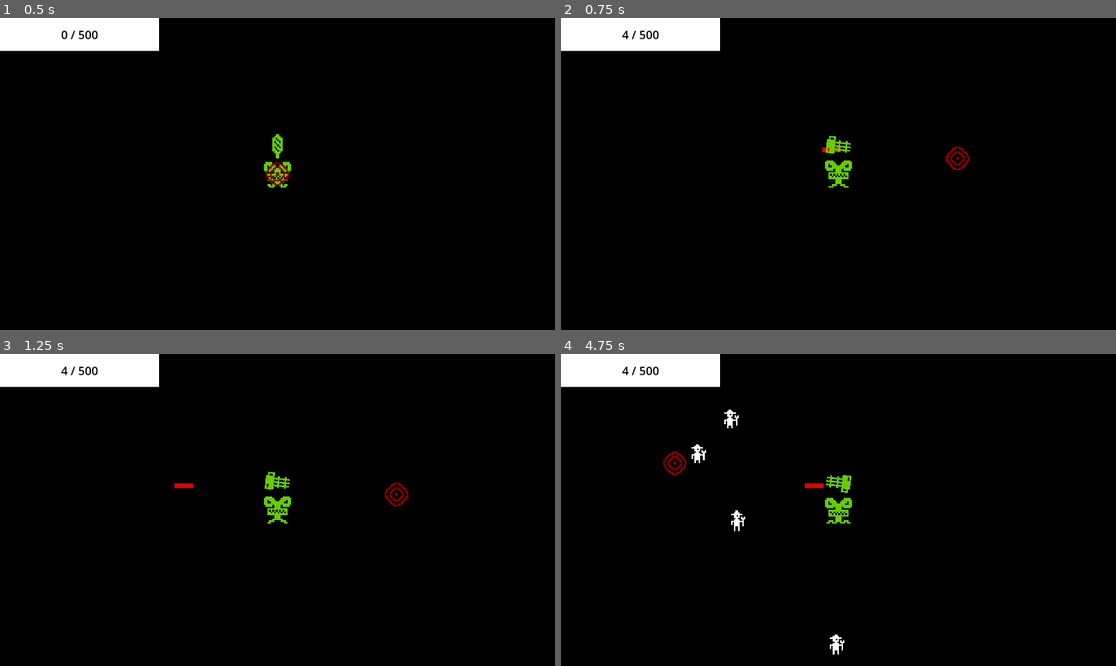
Above: before the commit, frames 1-4 (two rows, left to right).
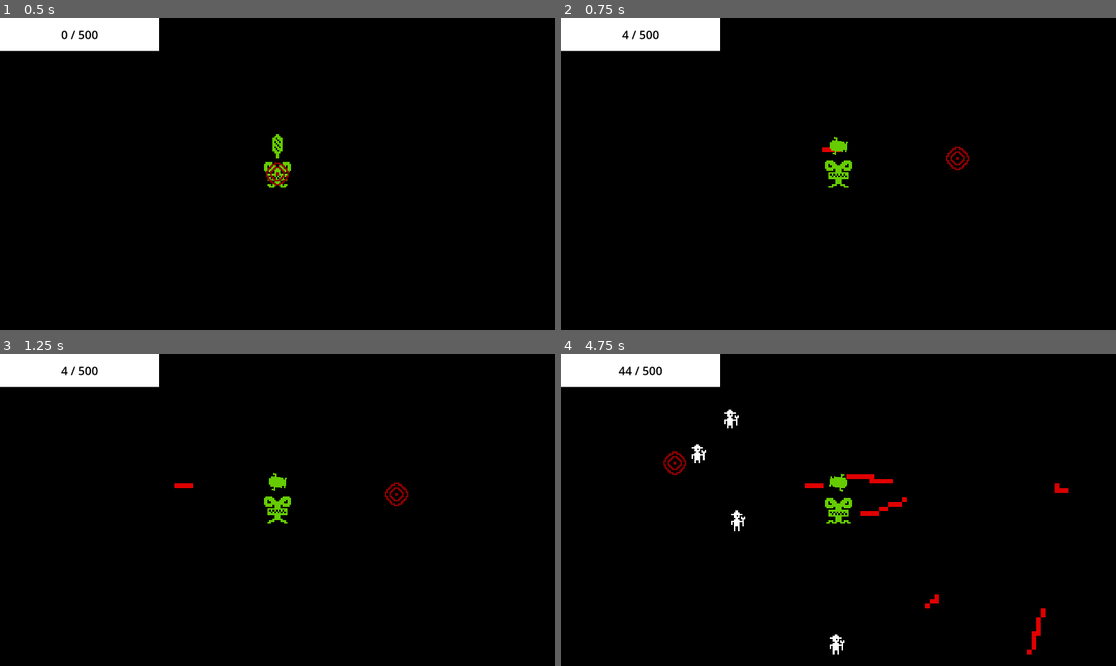
Above: after the commit, the same moments.

Repository: martindieck/color-contagion
Game: Godot game, scene res://Scenes/game.tscn
Same seed, same stepped clock (60 frames per second), same inputs: the game is played once before the commit and once after it.
Inputs (mouse positions are in pixels of both pictures, inside the frame that each line leads up to):
- Up to frame 1 (0.5 s): no input
- Up to frame 2 (0.75 s): tap Enter at 0.5 s; move the mouse to (960, 158) at 0.52 s; press the mouse at (960, 158) at 0.53 s; hold D (move_right) from 0.53 s (still down); tap E (change) at 0.6 s
- Up to frame 3 (1.25 s): keep holding D (move_right)
- Up to frame 4 (4.75 s): move the mouse to (727, 525) at 1.27 s; release D (move_right) at 1.28 s; release the mouse at (727, 525) at 1.28 s; hold Down (move_down) 1.28-2.03 s; click (727, 525) at 1.35 s; tap E (change) at 1.55, 2.1, 3.05, 3.6, 4.55 s; move the mouse to (894, 441) at 2.02 s; press the mouse at (894, 441) at 2.03 s; hold D (move_right) 2.03-2.78 s; move the mouse to (810, 572) at 2.77 s; release the mouse at (810, 572) at 2.78 s; hold W (move_up) 2.78-3.53 s; click (810, 572) at 2.85 s; move the mouse to (1005, 556) at 3.52 s; press the mouse at (1005, 556) at 3.53 s; hold A (move_left) from 3.53 s (still down); move the mouse to (672, 463) at 4.27 s; release the mouse at (672, 463) at 4.28 s; click (672, 463) at 4.35 s

Frame 1 is identical in both runs. In frame 2, less than 0.1% of the frame differs, in the area x 47-53%, y 37-44%; in frame 3, less than 0.1%; in frame 4, 0.8%, in the area x 10-92%, y 4-97%.

Commit message:
Added Cannon and Missile Logic

Diff:
--- a/Godot Project/Scenes/cannon.gd
+++ b/Godot Project/Scenes/cannon.gd
@@ -1,4 +1,6 @@
 extends Node2D
+
+@onready var sprite = $Sprite2D
 
 func _physics_process(delta):
 	var mouse_position = get_global_mouse_position()
@@ -10,11 +12,12 @@
 		shoot()
 
 func shoot():
-	const BULLET = preload("res://Scenes/bullet.tscn")
-	var new_bullet = BULLET.instantiate()
-	new_bullet.global_position = %ShootingPoint.global_position
-	new_bullet.global_rotation = %ShootingPoint.global_rotation
-	%ShootingPoint.add_child(new_bullet)
+	sprite.play("shoot")
+	const MISSILE = preload("res://Scenes/missile.tscn")
+	var new_missile = MISSILE.instantiate()
+	new_missile.global_position = %ShootingPoint.global_position
+	new_missile.global_rotation = %ShootingPoint.global_rotation
+	%ShootingPoint.add_child(new_missile)
 
 func _on_shoot_timer_timeout():
 	if Input.is_action_pressed("shoot"):
--- a/Godot Project/Scenes/cannon.tscn
+++ b/Godot Project/Scenes/cannon.tscn
@@ -64,10 +64,4 @@
 wait_time = 0.75
 autostart = true
 
-[node name="SpinTimer" type="Timer" parent="."]
-wait_time = 0.2
-
-[node name="DownTimer" type="Timer" parent="."]
-wait_time = 0.2
-
 [connection signal="timeout" from="ShootTimer" to="." method="_on_shoot_timer_timeout"]
--- /dev/null
+++ b/Godot Project/Scenes/missile.gd
@@ -0,0 +1,26 @@
+extends Area2D
+
+var tile_size = 16
+var travelled_distance = 0
+const SPEED = 800
+const RANGE = 1200
+const AREA = 5
+
+@onready var explosion_radius = (AREA * tile_size) / scale.x
+@onready var tilemap = get_node("/root/Game/Terrain")
+@onready var explosion = $Explosion #USE FOR DETECTING ENEMIES IN EXPLOSION
+
+func _physics_process(delta):
+	print(explosion_radius)
+	var direction = Vector2.RIGHT.rotated(rotation)
+	position += direction * SPEED * delta
+
+	travelled_distance += SPEED * delta
+	if travelled_distance > RANGE:
+		explodes()
+
+	tilemap.change_tileset(position, true)
+
+func explodes():
+	queue_free()
+	tilemap.explosion(position, AREA)
--- a/Godot Project/Scenes/missile.tscn
+++ b/Godot Project/Scenes/missile.tscn
@@ -1,23 +1,29 @@
-[gd_scene load_steps=4 format=3 uid="uid://b6bquxsn7wq38"]
+[gd_scene load_steps=5 format=3 uid="uid://b6bquxsn7wq38"]
 
-[ext_resource type="Script" path="res://Scenes/bullet.gd" id="1_pl0vy"]
-[ext_resource type="Texture2D" uid="uid://b8wknjdk855hl" path="res://Sprites/Bullet.png" id="2_wvenq"]
+[ext_resource type="Script" path="res://Scenes/missile.gd" id="1_4nv03"]
+[ext_resource type="Texture2D" uid="uid://did8nayyhilx8" path="res://Sprites/Missile.png" id="2_bxbea"]
+
+[sub_resource type="CircleShape2D" id="CircleShape2D_38tyw"]
+radius = 13.0
 
 [sub_resource type="RectangleShape2D" id="RectangleShape2D_r7xf0"]
 size = Vector2(2, 2)
 
-[node name="Bullet" type="Area2D"]
+[node name="Missile" type="Area2D"]
 top_level = true
 scale = Vector2(6, 6)
 collision_layer = 3
 collision_mask = 3
-script = ExtResource("1_pl0vy")
+script = ExtResource("1_4nv03")
 
-[node name="CollisionShape2D" type="CollisionShape2D" parent="."]
+[node name="Explosion" type="CollisionShape2D" parent="."]
+shape = SubResource("CircleShape2D_38tyw")
+
+[node name="MissileBody" type="CollisionShape2D" parent="."]
 shape = SubResource("RectangleShape2D_r7xf0")
 
 [node name="Sprite2D" type="Sprite2D" parent="."]
 texture_filter = 1
-texture = ExtResource("2_wvenq")
+texture = ExtResource("2_bxbea")
 
 [connection signal="body_entered" from="." to="." method="_on_body_entered"]
--- a/Godot Project/Scenes/player.gd
+++ b/Godot Project/Scenes/player.gd
@@ -16,6 +16,6 @@
 	if Input.is_action_just_pressed("change"):
 		for child in weapon.get_children():
 			child.queue_free()
-		const WEAPON = preload("res://Scenes/minigun.tscn")
+		const WEAPON = preload("res://Scenes/cannon.tscn")
 		var new_weapon = WEAPON.instantiate()
 		weapon.add_child(new_weapon)
--- a/Godot Project/Scenes/terrain.gd
+++ b/Godot Project/Scenes/terrain.gd
@@ -16,3 +16,15 @@
 		erase_cell(0, Vector2i(tile_pos.x, tile_pos.y))
 		Global.tile_count -= 1
 		tile_dict.erase(dict_key)
+
+func explosion(explosion_position, area):
+	var tile_pos = local_to_map(explosion_position)
+	for x in range(tile_pos.x - area, tile_pos.x + area):
+		for y in range(tile_pos.y - area, tile_pos.y + area):
+			var dict_key = str(Vector2(x,y))
+			var distance = round(Vector2(tile_pos).distance_to(Vector2(x, y)))
+			if dict_key not in tile_dict && distance <= area:
+				var choice = tile_choice.get_noise_2d(x, y)*10
+				set_cell(0, Vector2i(x, y), 0, Vector2i(round((choice+10)/5), 1))
+				Global.tile_count += 1
+				tile_dict[dict_key] = true
